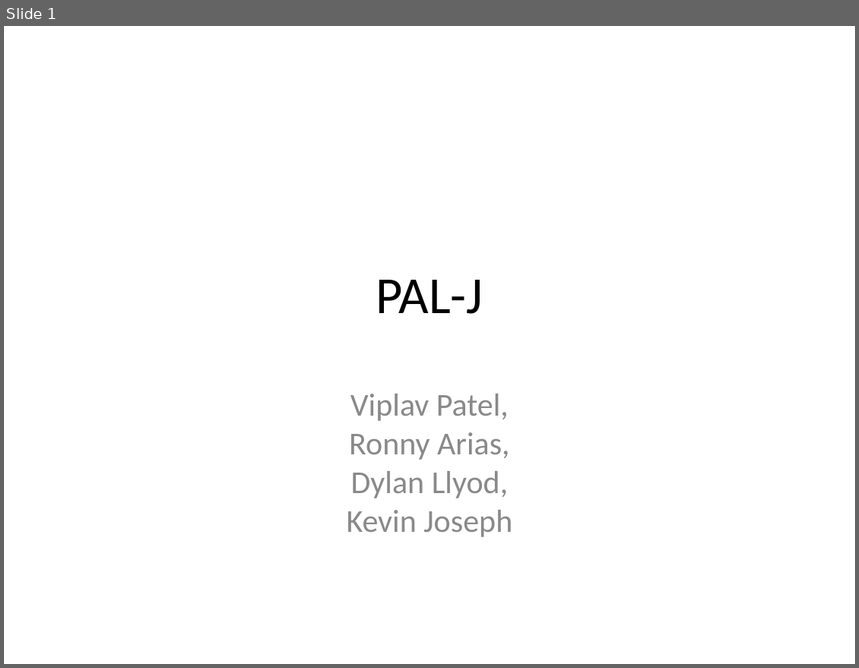
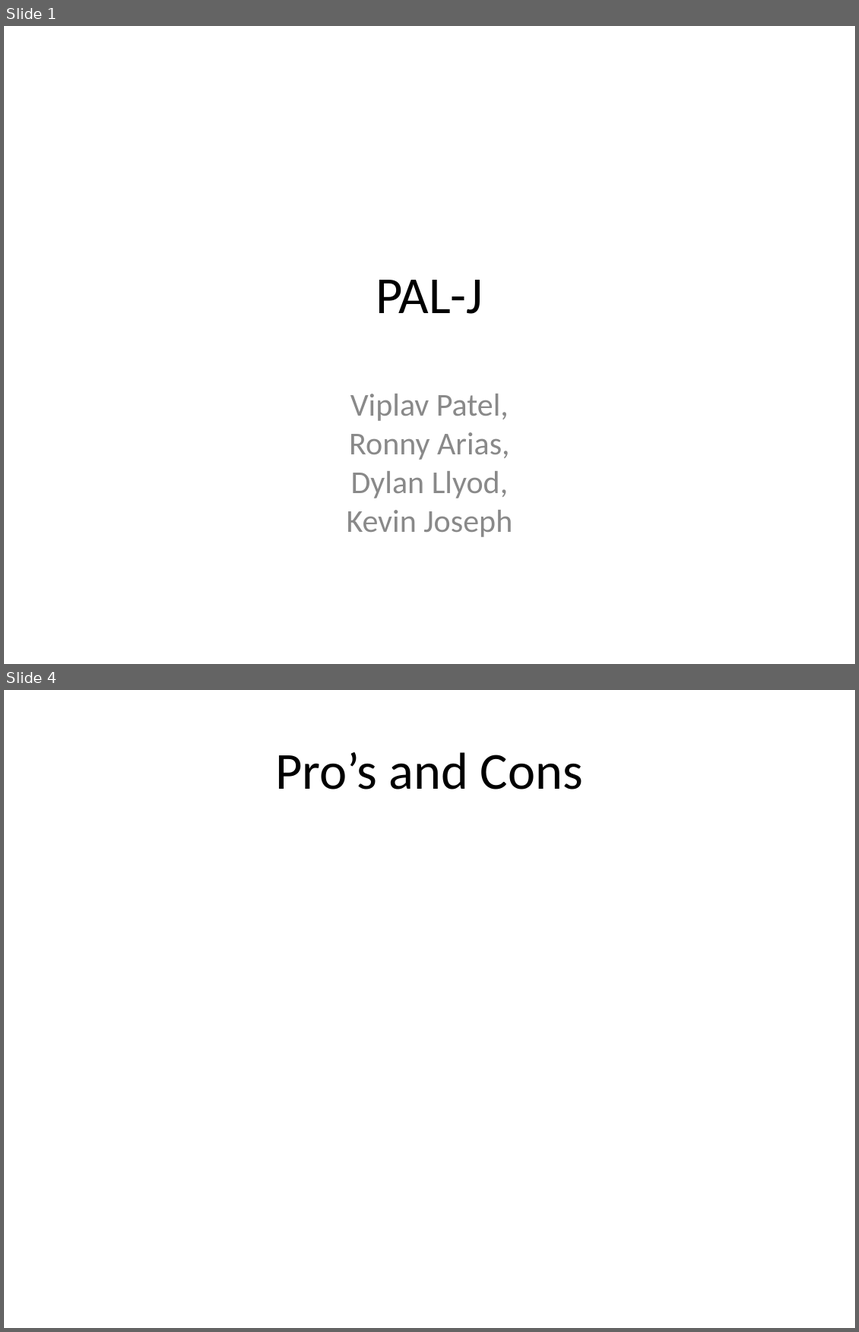
Before and after one commit to SkollFang/bnf-spec, a slide deck: PAL-Jpresentation.ppt. Shown one above the other, each under a label of ours: slide 1 before the commit, slides 1 and 4 after it; the slides between them are not shown. The pictures are 859x668 and 859x1332 pixels, drawn with LibreOffice and Linux fonts; fonts in the diff are those of the drawing. Boxes give left, top, right and bottom in pixels: in the first picture for what was removed or moved away, otherwise in the second. Text is boxed around its words. In the diff, an @@ line names an element or a change of style, - is before the commit and + after.

```diff
--- a/PAL-Jpresentation.ppt
+++ b/PAL-Jpresentation.ppt
@@ slide 4 added at (4, 690, 855, 1328), background #FFFFFF @@
@@ title added at (275, 752, 583, 790), 44 pt, text #000000 @@
+Pro’s and Cons
```
Also in this commit, not shown: 1 slide changed, 3 other slides added, 1 slide removed.
